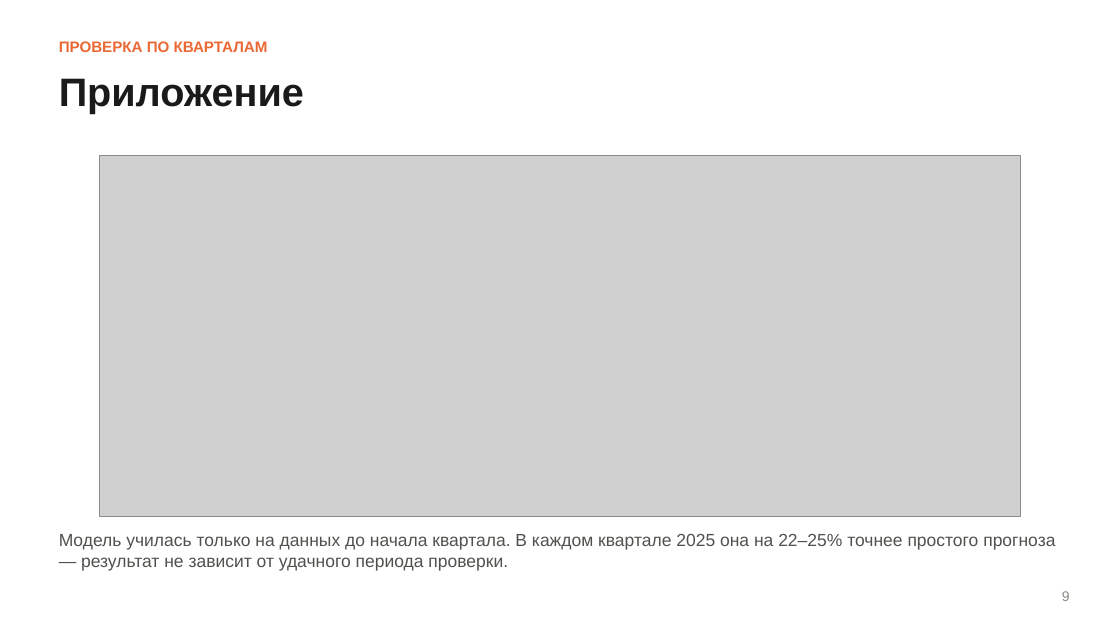
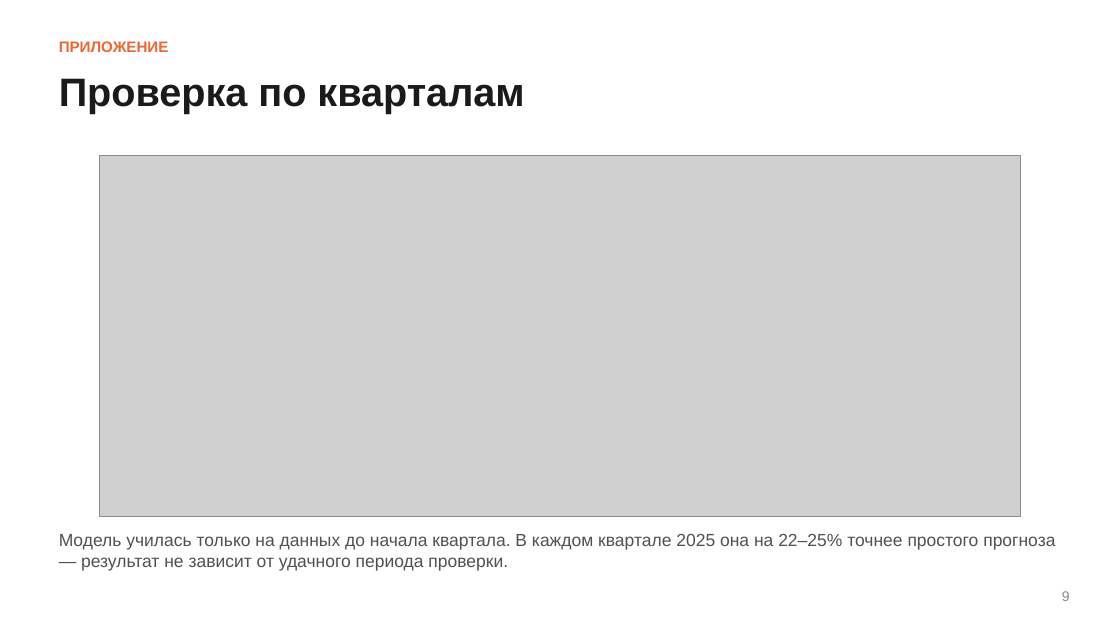
Before and after one commit to iskndrvv/atm-cash-forecast, a slide deck: slide 9 of reports/presentation.pptx. Drawn at 1120x630 pixels with LibreOffice and Linux fonts; fonts in the diff are those of the drawing; grey boxes stand for pictures. Boxes give left, top, right and bottom in pixels: in the first picture for what was removed or moved away, otherwise in the second. Text is boxed around its words. In the diff, an @@ line names an element or a change of style, - is before the commit and + after.

```diff
--- a/reports/presentation.pptx
+++ b/reports/presentation.pptx
@@ text at bbox=[59, 41, 169, 52]: text changed @@
-ПРОВЕРКА ПО КВАРТАЛАМ
+ПРИЛОЖЕНИЕ
@@ text at bbox=[59, 78, 524, 114]: text changed @@
-Приложение
+Проверка по кварталам
```
Also in this commit, not shown: 2 other slides changed, 1 other file.
